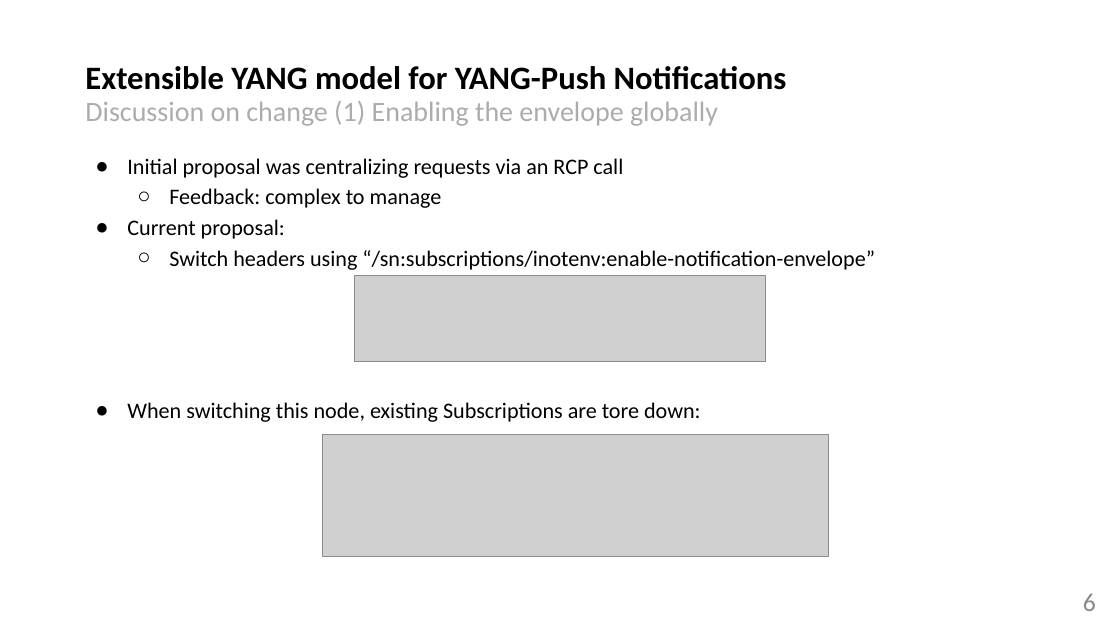
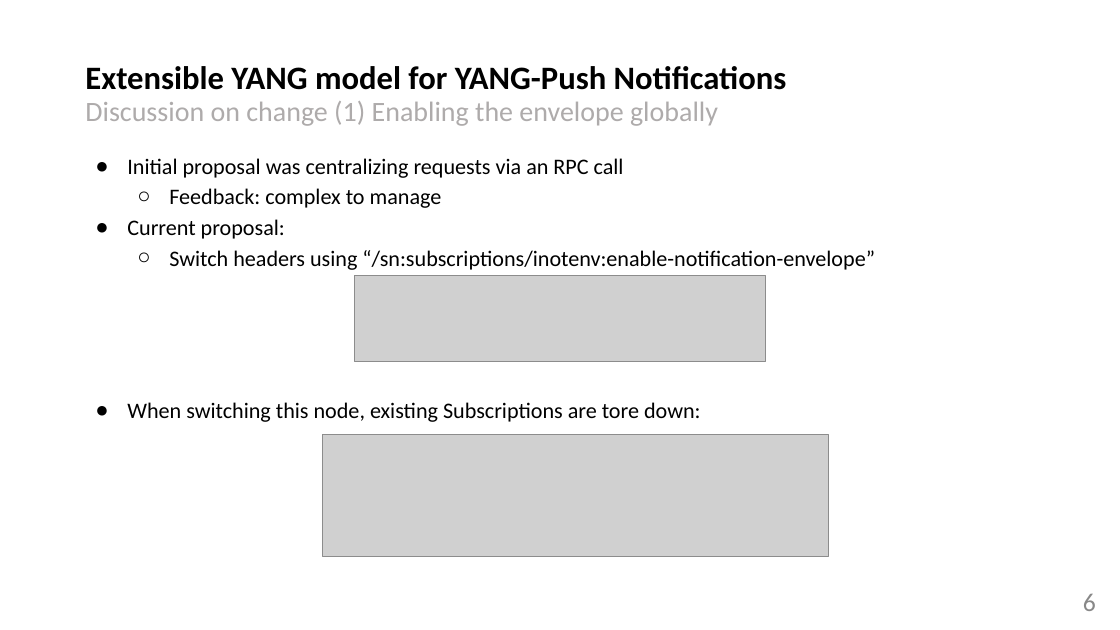
Before and after one commit to network-analytics/ietf-network-analytics-document-status, a slide deck: slide 6 of 122/NETCONF/draft-netana-netconf-notif-envelope-03.pptx. Drawn at 1120x630 pixels with LibreOffice and Linux fonts; fonts in the diff are those of the drawing; grey boxes stand for pictures. Boxes give left, top, right and bottom in pixels: in the first picture for what was removed or moved away, otherwise in the second. Text is boxed around its words. In the diff, an @@ line names an element or a change of style, - is before the commit and + after.

```diff
--- a/122/NETCONF/draft-netana-netconf-notif-envelope-03.pptx
+++ b/122/NETCONF/draft-netana-netconf-notif-envelope-03.pptx
@@ text at [127,158,624,178]: text changed @@
-● Initial proposal was centralizing requests via an RCP call
+● Initial proposal was centralizing requests via an RPC call
```
Also in this commit, not shown: 2 other slides changed, 1 other file.
